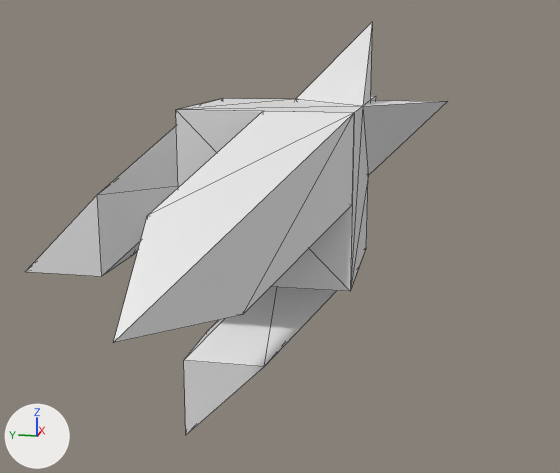
Before and after pictures for a commit that changed the OBJ model geometry/ht3d_021_houndsjectGreater.obj.
Camera for both pictures: a 50 mm lens placed at (-9.39, -1.87, 1.7), pointed at (-0.49, -0.09, -0.53). Lighting does not change. The marker at lower left points along +X, +Y and +Z. Mesh edges are drawn as thin lines. Where no turn or scale is listed for an object, it has been applied to the vertices.

In view in the first picture: 'ht3d_021_houndsjectGreater'.
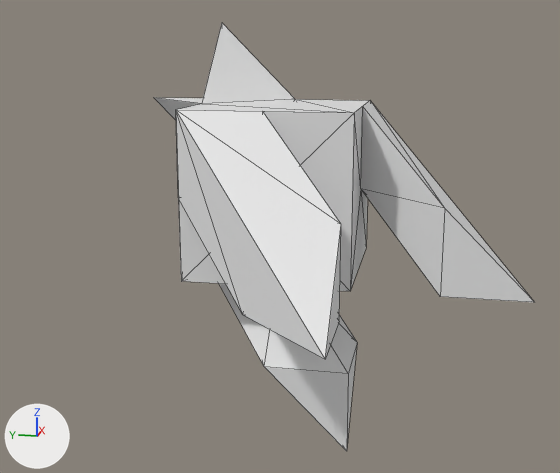
Boxes (x1, y1, x2, y2) around the edits, measured in the pictures (560 x 473 px):
'ht3d_021_houndsjectGreater', reshaped (10% narrower): before (26, 22, 448, 435); after (154, 23, 534, 451)

The change, as a list of edits to the scene's bpy script:
```text
Change me_ht3d_021_houndsjectgreater:
    used by ob_ht3d_021_houndsjectgreater; location = (0.0, 0.0, 0.0)
    remove me_ht3d_021_houndsjectgreater.from_pydata(...)  # 35 vertices, 60 faces; spans x -3.0..2.0, y -2.0..3.0, z -3.0..2.0
    add me_ht3d_021_houndsjectgreater.from_pydata(...)  # 35 vertices, 60 faces; spans x -3.0..2.0, y -3.0..2.0, z -3.0..2.0
    me_ht3d_021_houndsjectgreater part 1
    16 vertices are removed from x -3.0..2.0, y -2.0..3.0, z -3.0..2.0
    58 faces are deleted
    10 vertices are added at x -3.0..2.0, y -3.0..2.0, z -3.0..2.0
    6 new vertices lie (-1.0, -1.0, -1.0) away from vertices in x -1.0..1.0, y -1.0..0.0, z -1.0..1.0
    58 new faces join them
```
